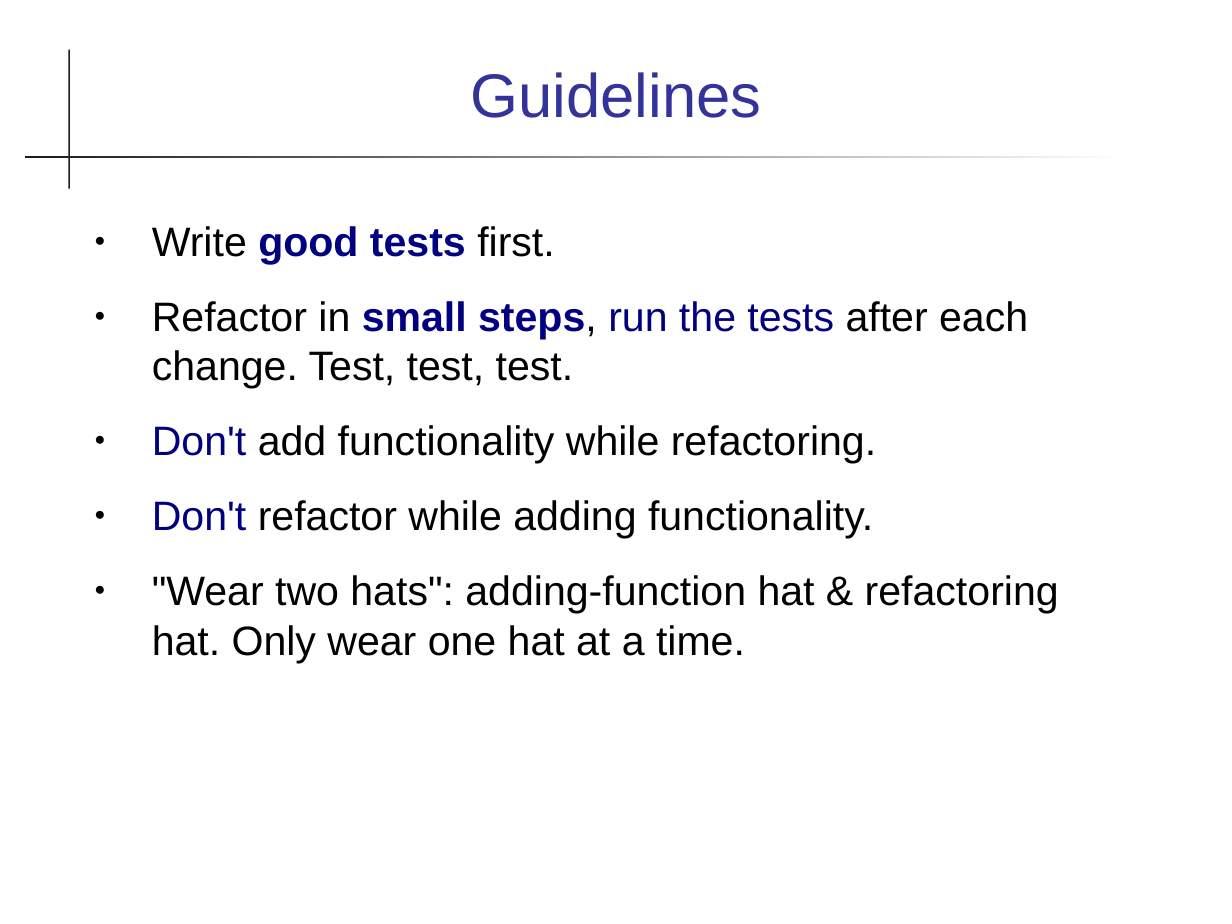
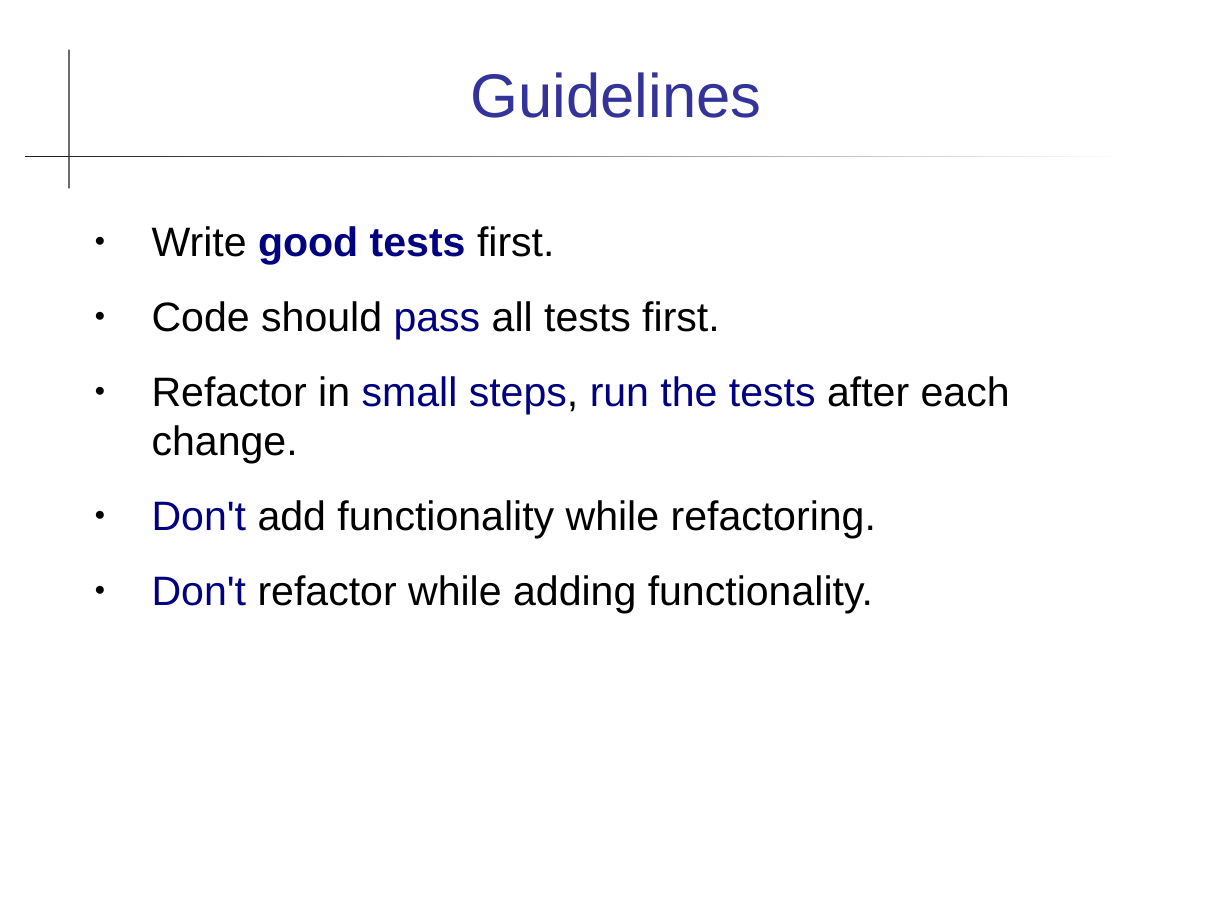
Before and after one commit to cpske/ISP, a slide deck: slide 12 of refactoring/Refactoring.ppt (slide 24 before the commit). Drawn at 1232x924 pixels with LibreOffice and Linux fonts; fonts in the diff are those of the drawing. Boxes give left, top, right and bottom in pixels: in the first picture for what was removed or moved away, otherwise in the second. Text is boxed around its words. In the diff, an @@ line names an element or a change of style, - is before the commit and + after.

```diff
--- a/refactoring/Refactoring.ppt
+++ b/refactoring/Refactoring.ppt
@@ text at <box>152,226,876,614</box>: indent changed @@
@@ text at <box>152,301,1010,464</box>: text changed @@
-● Refactor in small steps, run the tests after each change. Test, test, test.
+● Code should pass all tests first.
+● Refactor in small steps, run the tests after each change.
@@ text at <box>152,575,1059,663</box>: paragraph removed @@
-● "Wear two hats": adding-function hat & refactoring hat. Only wear one hat at a time.
```
Also in this commit, not shown: 14 other slides changed, 2 slides added, 1 slide removed, 2 other files.
